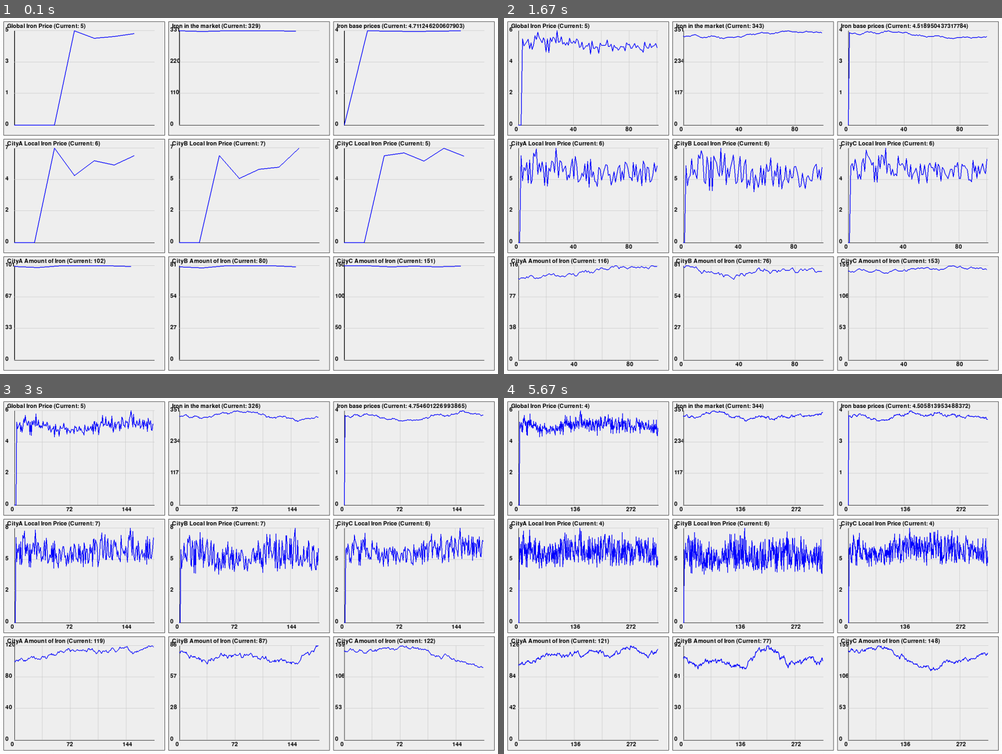
Above: before the commit, frames 1-4 (two rows, left to right).
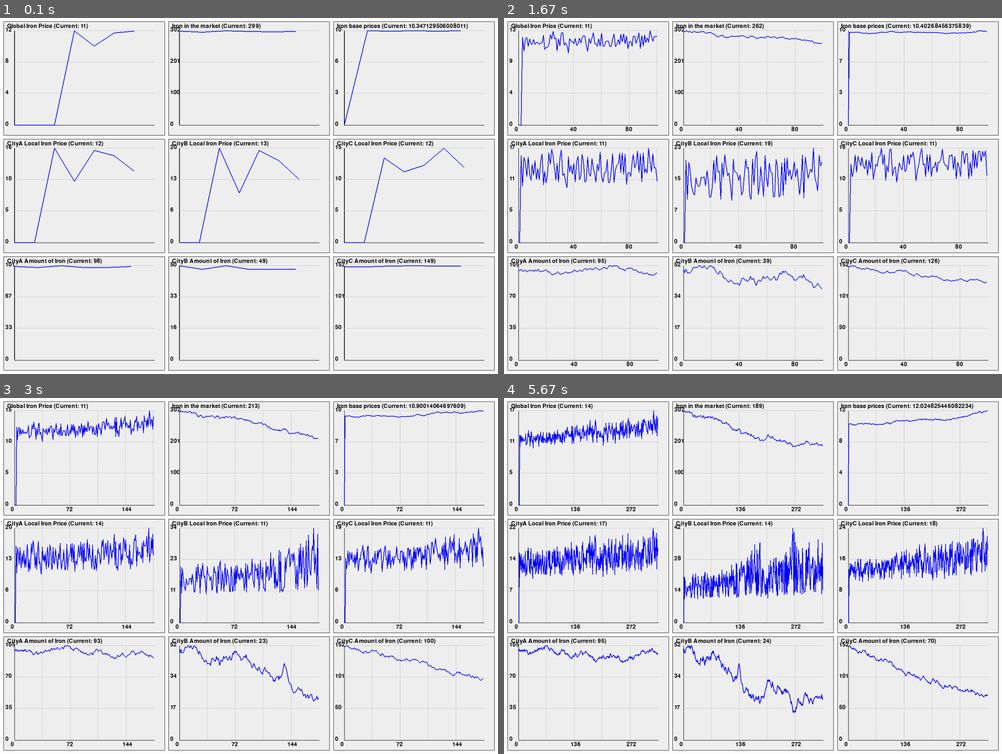
Above: after the commit, the same moments.

Repository: Neptun332/merchant-game-v2
Game: pygame game, started from game.py
Same seed, same stepped clock (60 frames per second), same inputs: the game is played once before the commit and once after it.
Inputs:
- Up to frame 1 (0.1 s): no input
- Up to frame 2 (1.67 s): no input
- Up to frame 3 (3 s): no input
- Up to frame 4 (5.67 s): no input

The runs differ from the first frame. In frame 1, 1.5% of the frame differs, in the area x 1-94%, y 1-88%; in frame 2, 5.3%; in frame 3, 7.0%; in frame 4, 9.9%, in the area x 1-98%, y 1-89%.

Commit message:
added more resources

Diff:
--- a/game.py
+++ b/game.py
@@ -19,15 +19,60 @@
 
     def setup(self):
         # Setup cities
-        city1 = City("CityA", LocalMarket(self.global_market, {ResourceName.Iron: Resource(ResourceName.Iron, 100)}))
-        city2 = City("CityB", LocalMarket(self.global_market, {ResourceName.Iron: Resource(ResourceName.Iron, 80)}))
-        city3 = City("CityC", LocalMarket(self.global_market, {ResourceName.Iron: Resource(ResourceName.Iron, 150)}))
+        city1 = City(
+            name="CityA",
+            local_market=LocalMarket(
+                global_market=self.global_market,
+                resources={
+                    ResourceName.Iron: Resource(ResourceName.Iron, 100),
+                    ResourceName.Wood: Resource(ResourceName.Wood, 100),
+                    ResourceName.Wheat: Resource(ResourceName.Wheat, 100),
+                    ResourceName.Stone: Resource(ResourceName.Stone, 100),
+                    ResourceName.Tools: Resource(ResourceName.Tools, 100)
+                }
+            )
+        )
+        city2 = City(
+            name="CityB",
+            local_market=LocalMarket(
+                global_market=self.global_market,
+                resources={
+                    ResourceName.Iron: Resource(ResourceName.Iron, 50),
+                    ResourceName.Wood: Resource(ResourceName.Wood, 50),
+                    ResourceName.Wheat: Resource(ResourceName.Wheat, 50),
+                    ResourceName.Stone: Resource(ResourceName.Stone, 50),
+                    ResourceName.Tools: Resource(ResourceName.Tools, 50)
+                }
+            )
+        )
+        city3 = City(
+            name="CityC",
+            local_market=LocalMarket(
+                global_market=self.global_market,
+                resources={
+                    ResourceName.Iron: Resource(ResourceName.Iron, 150),
+                    ResourceName.Wood: Resource(ResourceName.Wood, 150),
+                    ResourceName.Wheat: Resource(ResourceName.Wheat, 150),
+                    ResourceName.Stone: Resource(ResourceName.Stone, 150),
+                    ResourceName.Tools: Resource(ResourceName.Tools, 150)
+                }
+            )
+        )
         self.game_map.add_city(city1)
         self.game_map.add_city(city2)
         self.game_map.add_city(city3)
 
         # Setup NPCs
-        npc1 = NPC("Trader Joe", {ResourceName.Iron: Resource(ResourceName.Iron, 10)})
+        npc1 = NPC(
+            name="Trader Joe",
+            resources={
+                ResourceName.Iron: Resource(ResourceName.Iron, 10),
+                ResourceName.Wood: Resource(ResourceName.Wood, 10),
+                ResourceName.Wheat: Resource(ResourceName.Wheat, 10),
+                ResourceName.Stone: Resource(ResourceName.Stone, 10),
+                ResourceName.Tools: Resource(ResourceName.Tools, 10)
+            }
+        )
         self.npcs.append(npc1)
 
     def run(self):
--- a/local_market.py
+++ b/local_market.py
@@ -7,7 +7,7 @@
         self.global_market.local_markets.append(self)
 
         self.resources = resources
-        self.gold = 500
+        self.gold = 5000
         self.price_change_factor = 10
 
         self.produced_resources = defaultdict(int)
--- a/npc.py
+++ b/npc.py
@@ -6,7 +6,7 @@
     def __init__(self, name: str, resources: dict[ResourceName, Resource]):
         self.name = name
         self.resources = resources
-        self.gold = 50
+        self.gold = 500
 
     def trade(self, city: City):
         pass
--- a/resources.py
+++ b/resources.py
@@ -3,6 +3,10 @@
 
 class ResourceName(str, Enum):
     Iron = "Iron"
+    Wood = "Wood"
+    Wheat = "Wheat"
+    Stone = "Stone"
+    Tools = "Tools"
 
 class Resource:
     def __init__(self, name: ResourceName, amount: int):
